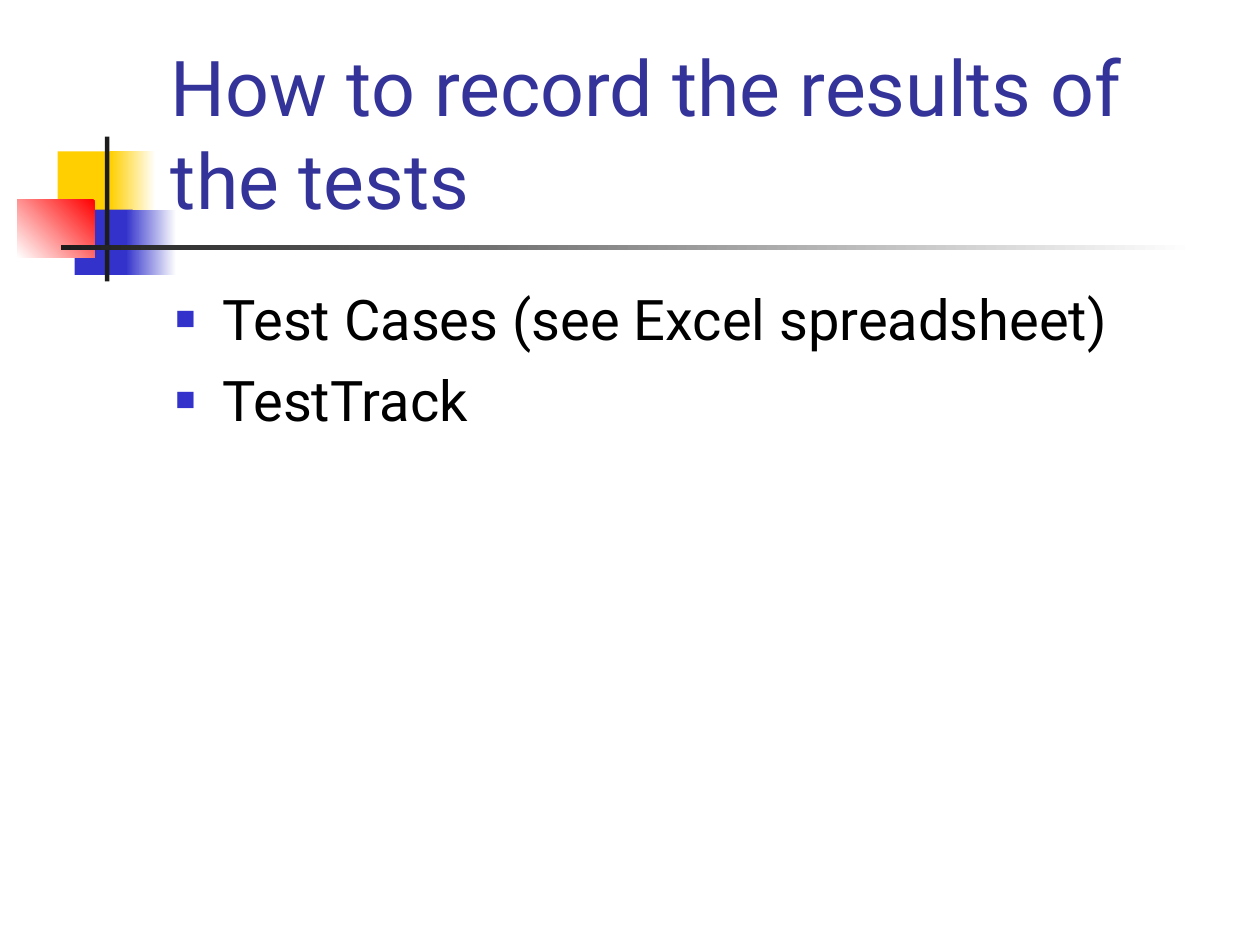
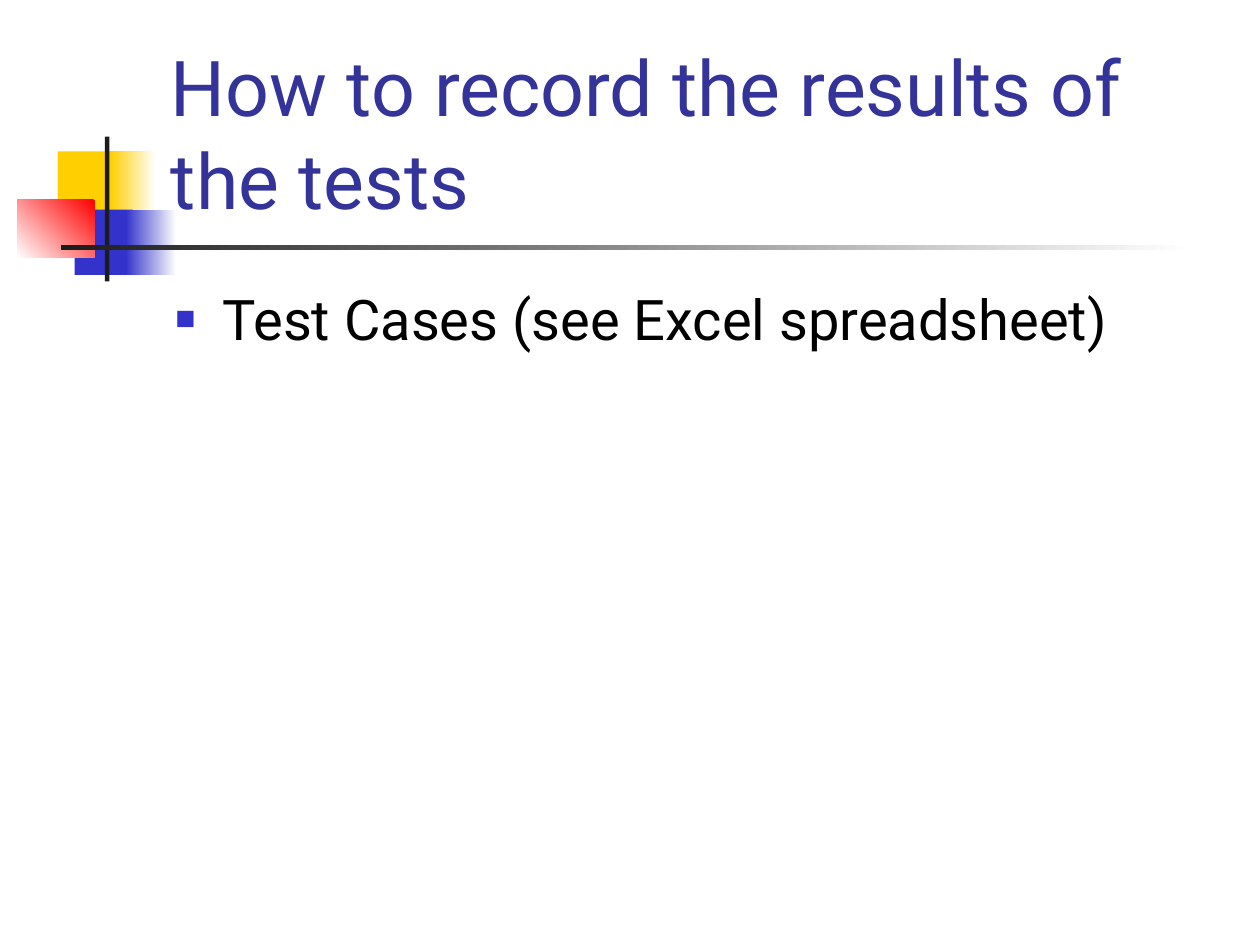
Before and after one commit to NCIP/camod-docs, a slide deck: slide 20 of artifacts/UAT/UAT2/Intro UAT2.ppt (slide 13 before the commit). Drawn at 1260x945 pixels with LibreOffice and Linux fonts; fonts in the diff are those of the drawing. Boxes give left, top, right and bottom in pixels: in the first picture for what was removed or moved away, otherwise in the second. Text is boxed around its words. In the diff, an @@ line names an element or a change of style, - is before the commit and + after.

```diff
--- a/artifacts/UAT/UAT2/Intro UAT2.ppt
+++ b/artifacts/UAT/UAT2/Intro UAT2.ppt
@@ text at bbox=[223, 379, 468, 422]: paragraph removed @@
-■ TestTrack
```
Also in this commit, not shown: 4 other slides changed, 8 slides added, 1 slide removed, 6 other files.
